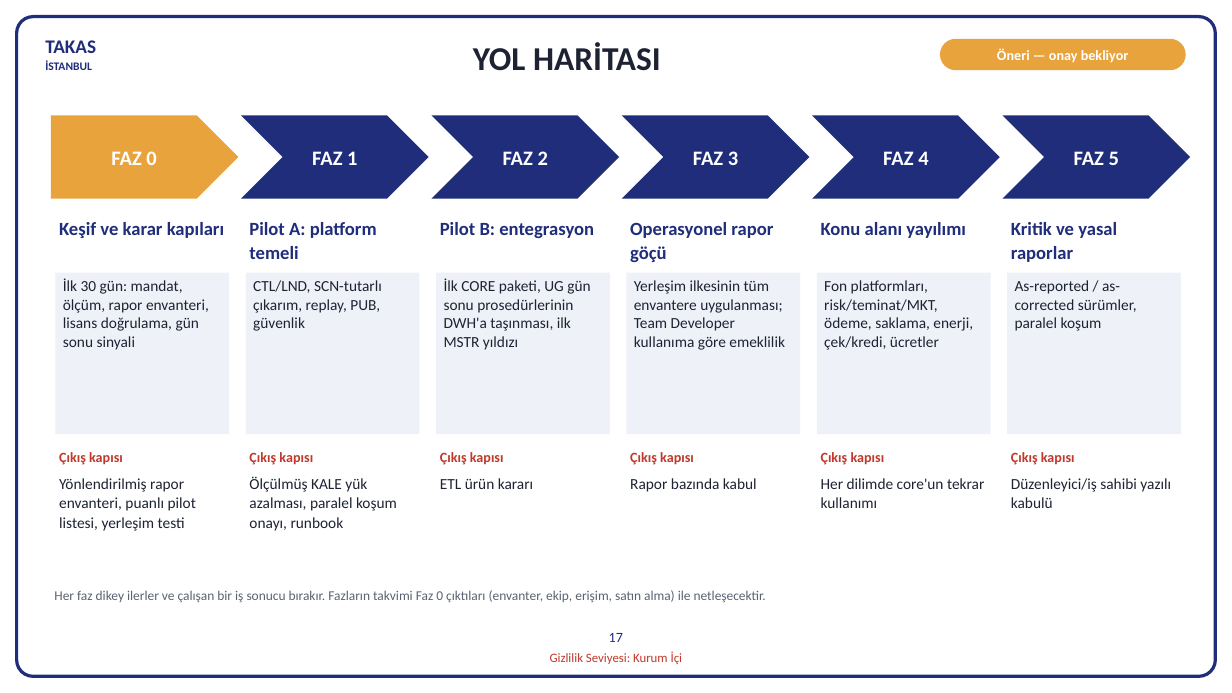
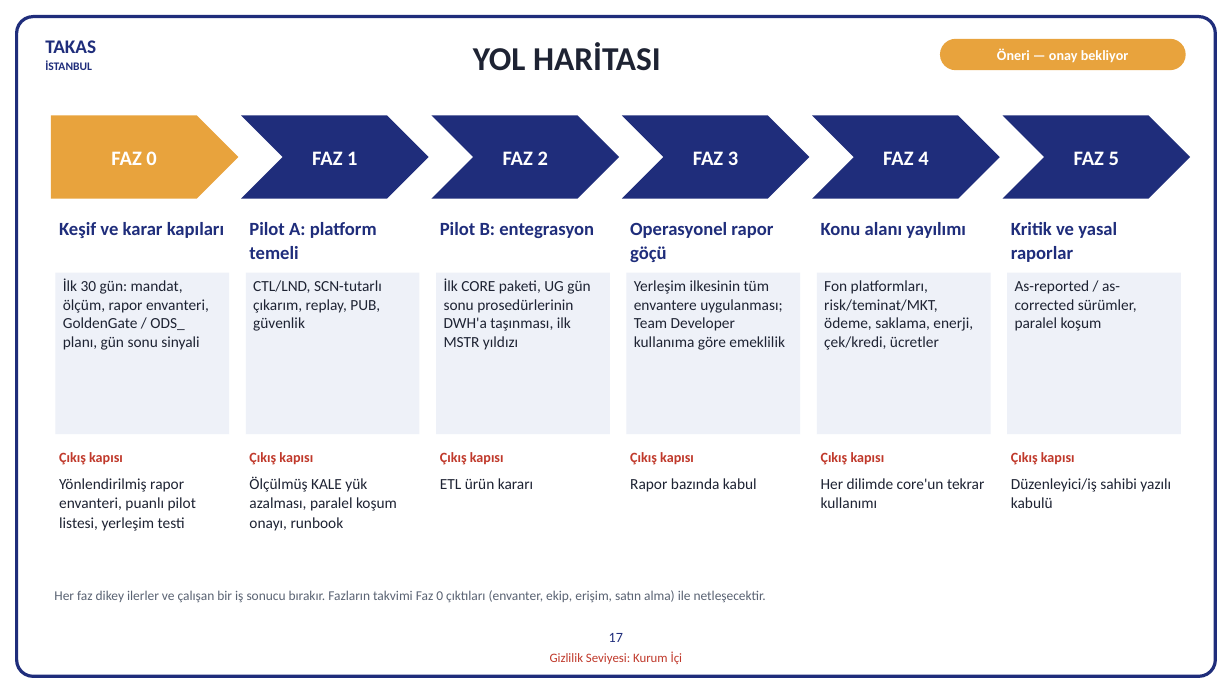
Before and after one commit to hanifidemirel0/Cursor-Projects, a slide deck: slide 17 of outputs/dwh-sunum-kasim-2026/5 - DWHSunum_Kasim2026.pptx. Drawn at 1232x693 pixels with LibreOffice and Linux fonts; fonts in the diff are those of the drawing. Boxes give left, top, right and bottom in pixels: in the first picture for what was removed or moved away, otherwise in the second. Text is boxed around its words. In the diff, an @@ line names an element or a change of style, - is before the commit and + after.

```diff
--- a/outputs/dwh-sunum-kasim-2026/5 - DWHSunum_Kasim2026.pptx
+++ b/outputs/dwh-sunum-kasim-2026/5 - DWHSunum_Kasim2026.pptx
@@ text in rectangle at [63,278,209,350]: text changed @@
-İlk 30 gün: mandat, ölçüm, rapor envanteri, lisans doğrulama, gün sonu sinyali
+İlk 30 gün: mandat, ölçüm, rapor envanteri, GoldenGate / ODS_ planı, gün sonu sinyali
```
Also in this commit, not shown: 14 other slides changed, 3 other files.
